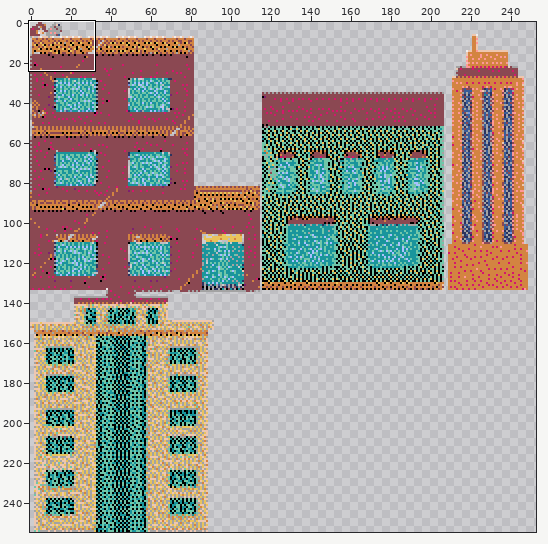
Two versions of one sprite sheet, tile_objects.png. Above, an overview of the earlier version with the close-up marked.
Close-up. First the earlier version:
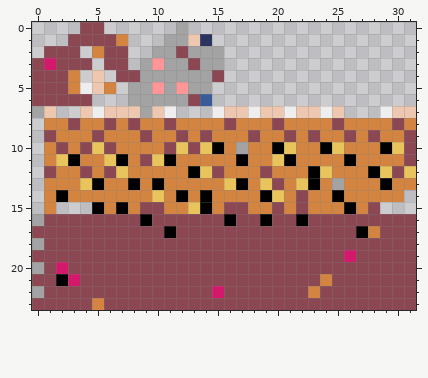
The file is 254x255 pixels. Shown: x 0..31, y 0..23. The wide view leaves out empty margins.
Now the later version:
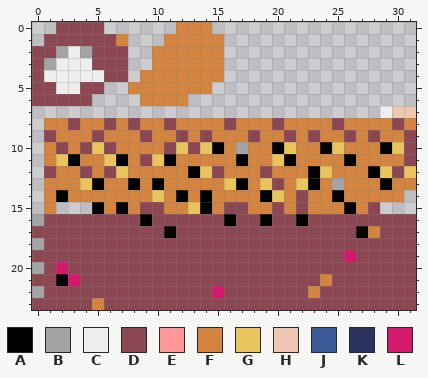
Palette (. is transparent): A #000000  B #a3a3a3  C #eeeeee  D #8b4852  E #ff9798  F #d38441  G #e9c35b  H #edc7b0  J #395c98  K #2b335f  L #d4186c
Author's note on the commit: Melhoria na qualidade do desenho de objetos
Changes in this commit:
Colour B now appears in row 2 at x 4.
The author changed colour D to colour B in row 2 at x 2.
The author changed colour L to colour B in row 3 at x 1.
Colour C now appears in row 4 at x 4.
The author changed colour D to colour C in row 2 at x 3; in row 3 at x 2 to 4; in row 4 at x 1 to 2; in row 5 at x 2.
The author changed colour F to colour C in rows 4 to 5 at x 3.
The author changed colour H to colour C in row 4 at x 5.
Colour D now appears in row 0 at x 2 to 3; in row 1 at x 1 to 2; in row 2 at x 0; in row 3 at x 5; in row 4 at x 6.
The author changed colour C to colour D in row 5 at x 4.
The author changed colour F to colour D in row 2 at x 5.
The author changed colour H to colour D in row 5 at x 5.
Colour F now appears in row 0 at x 13 to 14; in row 1 at x 15.
The author changed colour B to colour F in row 0 at x 12; in row 1 at x 11 to 12; in row 2 at x 10 to 11 and 13 to 15; in row 3 at x 11 to 12 and 14 to 15; in row 4 at x 9 to 14; in row 5 at x 8 to 9, 11 and 13 to 14.
The author changed colour B to colour F in row 6 at x 9 to 12.
The author changed colour D to colour F in row 2 at x 12; in row 3 at x 13; in row 4 at x 15.
The author changed colour E to colour F in row 3 at x 10; in row 5 at x 10 and 12.
The author changed colour H to colour F in row 1 at x 13.
The author changed colour K to colour F in row 1 at x 14.
Colour B is gone in row 3 at x 9; in row 6 at x 8; in row 7 at x 0 and 9.
Colour C is gone in row 7 at x 5, 11, 15, 18, 21 and 24.
Colour D is gone in row 4 at x 8; in row 6 at x 13.
Colour F is gone in row 5 at x 6.
Colour H is gone in row 7 at x 1, 4, 6 to 8, 10, 16 to 17, 19 to 20, 22 to 23 and 25.
Colour J is gone in row 6 at x 14.
